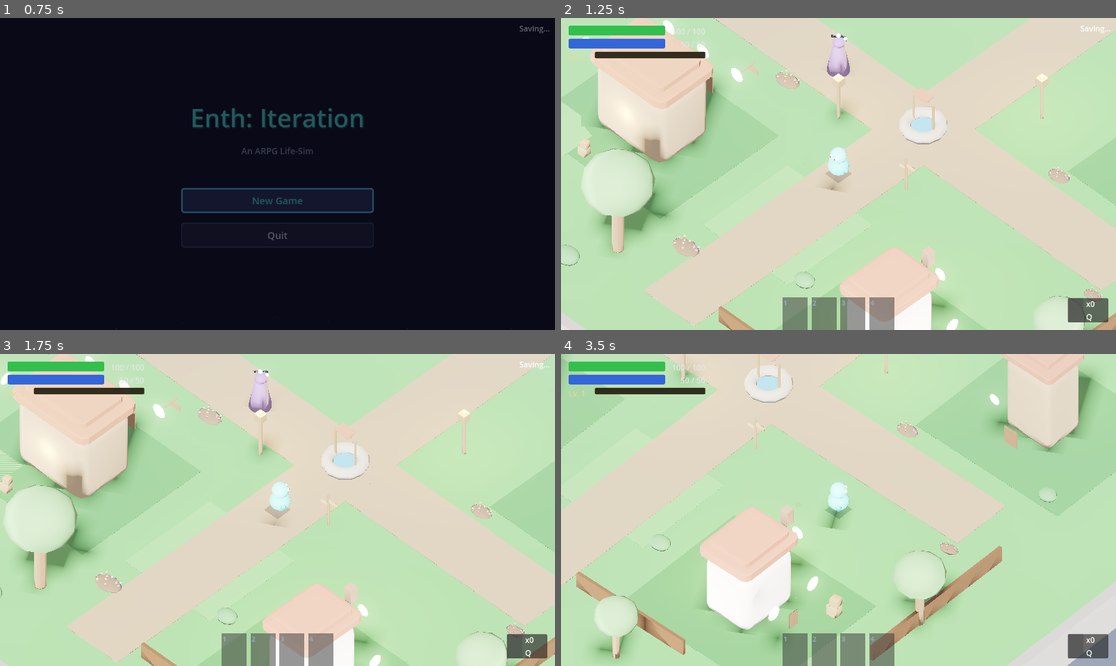
Above: before the commit, frames 1-4 (two rows, left to right).
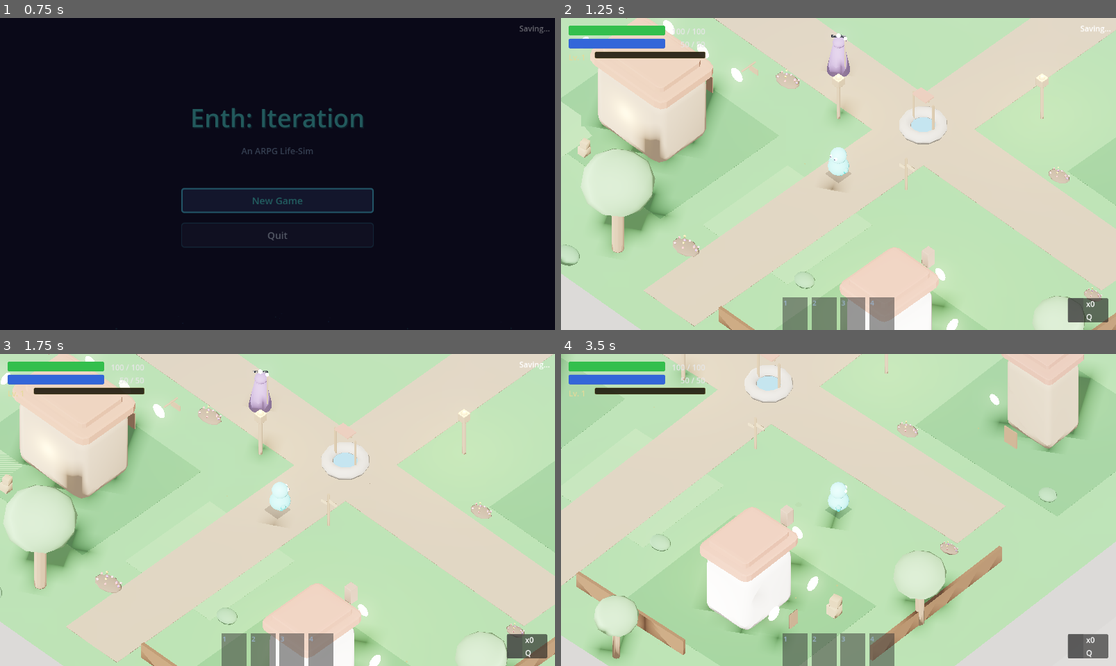
Above: after the commit, the same moments.

Repository: hwashburn1011/enth-iteration
Game: Godot game, scene res://scenes/main/MainMenu.tscn
Same seed, same stepped clock (60 frames per second), same inputs: the game is played once before the commit and once after it.
Inputs (mouse positions are in pixels of both pictures, inside the frame that each line leads up to):
- Up to frame 1 (0.75 s): click "New Game" at 0.5 s
- Up to frame 2 (1.25 s): no input
- Up to frame 3 (1.75 s): tap Enter at 1.25 s; move the mouse to (399, 494) at 1.27 s; hold D (move_right) from 1.28 s (still down); tap 1 (ability_1) at 1.35 s; click (399, 494) at 1.42 s
- Up to frame 4 (3.5 s): move the mouse to (727, 525) at 2.02 s; release D (move_right) at 2.03 s; hold S (move_back) 2.03-2.78 s; tap 2 (ability_2) at 2.1 s; move the mouse to (894, 441) at 2.77 s; hold D (move_right) from 2.78 s (still down); tap 3 (ability_3) at 2.85 s

Frame 1 is identical in both runs. In frame 2, 1.2% of the frame differs, in the area x 0-25%, y 77-100%; in frame 3, 0.8%; in frame 4, 4.1%, in the area x 0-100%, y 60-100%.

Commit message:
fix: boundary walls — resize CSG to 3 units thick with use_collision
StaticBody3D invisible walls weren't stopping the player for unknown
reasons. Switched back to CSGBox3D approach but made the walls 3 units
thick (was 0.5) AND 44 units long to overlap at corners. Enabled
use_collision on each wall.

Co-Authored-By: Claude Opus 4.6 (1M context) <noreply@anthropic.com>

Diff:
--- a/scenes/town/town.gd
+++ b/scenes/town/town.gd
@@ -431,24 +431,23 @@
 
 
 func _add_boundary_collision() -> void:
-	# Use thick StaticBody3D walls instead of thin CSG collision
-	# CSG use_collision is unreliable for thin walls with fast-moving characters
-	var boundary_data: Array[Array] = [
-		# [position, size] — very thick walls overlapping with visual walls
-		[Vector3(0, 1, -21), Vector3(46, 4, 4)],    # North
-		[Vector3(0, 1, 21), Vector3(46, 4, 4)],     # South
-		[Vector3(21, 1, 0), Vector3(4, 4, 46)],     # East
-		[Vector3(-21, 1, 0), Vector3(4, 4, 46)],    # West
-	]
-	for data: Array in boundary_data:
-		var body: StaticBody3D = StaticBody3D.new()
-		var shape: CollisionShape3D = CollisionShape3D.new()
-		var box: BoxShape3D = BoxShape3D.new()
-		box.size = data[1] as Vector3
-		shape.shape = box
-		body.add_child(shape)
-		body.position = data[0] as Vector3
-		add_child(body)
+	# Make the existing CSG boundary walls thick enough to prevent clipping
+	# AND enable collision on them
+	var geom: Node3D = get_node_or_null("Geometry") as Node3D
+	if geom == null:
+		return
+	# Resize walls to be much thicker (3 units instead of 0.5)
+	var wall_configs: Dictionary = {
+		"BoundaryNorth": Vector3(44, 3, 3),
+		"BoundarySouth": Vector3(44, 3, 3),
+		"BoundaryEast": Vector3(3, 3, 44),
+		"BoundaryWest": Vector3(3, 3, 44),
+	}
+	for dir: String in wall_configs:
+		var wall: CSGBox3D = geom.get_node_or_null(dir) as CSGBox3D
+		if wall:
+			wall.size = wall_configs[dir] as Vector3
+			wall.use_collision = true
 
 
 func _add_ground_collision() -> void:
